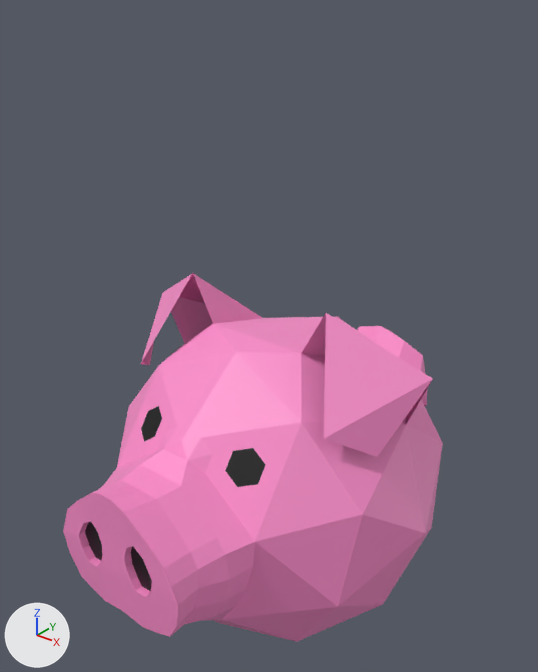
What one commit did to the glTF model RTS/public/models/Pig.glb.
The view is the same before and after, from a 50 mm lens placed at (10.52, -13.38, 12.37), pointed at (-0.51, 0.4, 3.83). Arrows for +X, +Y and +Z are at lower left; the lights stay in place. The older version comes first. Where no turn or scale is listed for an object, it has been applied to the vertices.

Names of what the first picture shows: 'Pig'.
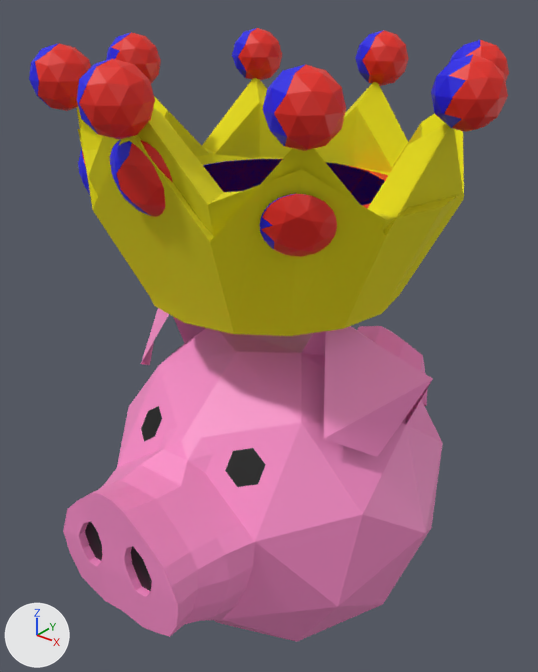
The change, as a list of edits to the scene's bpy script:
```text
Add mat_material_001:
    mat_material_001 = principled_material('Material.001')
    mat_material_001.base_color = (0.8, 0.729, 0.00169)  # yellow #e7de06
    mat_material_001.roughness = 1.0
Add mat_material_003:
    mat_material_003 = principled_material('Material.003')
    mat_material_003.base_color = (0.00488, 0.000655, 0.8)  # blue #0f02e7
Add mat_material_002:
    mat_material_002 = principled_material('Material.002')
    mat_material_002.base_color = (0.8, 0.016, 0.00698)  # red #e72214
Add me_cylinder:
    me_cylinder.from_pydata(...)  # 416 vertices, 796 faces; spans x -5.11..5.12, y -5.1..5.14, z -1.73..3.68
    # faces by material slot: [110, 686]
    me_cylinder.materials.append(mat_material_001)  # yellow #e7de06
    me_cylinder.materials.append(mat_material_003)  # blue #0f02e7
Add me_dmesh:
    me_dmesh.from_pydata(...)  # 539 vertices, 1062 faces; spans x -4.25..4.22, y -4.11..4.39, z -1.32..3.65
    # faces by material slot: [952, 110]
    me_dmesh.materials.append(mat_material_003)  # blue #0f02e7
    me_dmesh.materials.append(mat_material_001)  # yellow #e7de06
Add me_cylinder_002:
    me_cylinder_002.from_pydata(...)  # 416 vertices, 796 faces; spans x -5.11..5.12, y -5.1..5.14, z -1.73..3.68
    # faces by material slot: [110, 686]
    me_cylinder_002.materials.append(mat_material_001)  # yellow #e7de06
    me_cylinder_002.materials.append(mat_material_002)  # red #e72214
Add me_dmesh_003:
    me_dmesh_003.from_pydata(...)  # 539 vertices, 1062 faces; spans x -4.25..4.22, y -4.11..4.39, z -1.32..3.65
    # faces by material slot: [952, 110]
    me_dmesh_003.materials.append(mat_material_002)  # red #e72214
    me_dmesh_003.materials.append(mat_material_001)  # yellow #e7de06
Add ob_blue_crown:
    ob_blue_crown = bpy.data.objects.new('Blue_Crown', me_cylinder)
    ob_blue_crown.location = (0.03, -0.11, 7.41)
Add ob_blue_tiara:
    ob_blue_tiara = bpy.data.objects.new('Blue_Tiara', me_dmesh)
    ob_blue_tiara.location = (0.02, -0.29, 6.97)
Add ob_red_crown:
    ob_red_crown = bpy.data.objects.new('Red_Crown', me_cylinder_002)
    ob_red_crown.location = (0.06, -0.11, 7.41)
Add ob_red_tiara:
    ob_red_tiara = bpy.data.objects.new('Red_Tiara', me_dmesh_003)
    ob_red_tiara.location = (0.04, -0.29, 6.97)
```

Where the change shows, as pixel boxes (x1, y1, x2, y2) in the pictures (538 x 672 px):
'Red_Crown', added
    after: (35, 28, 509, 335)
    faces in mat_material_001 (yellow #e7de06): (77, 78, 464, 335)
    faces in mat_material_002 (red #e72214): (35, 28, 509, 208)
'Red_Tiara', added
    after: (79, 108, 459, 336)
    faces in mat_material_001 (yellow #e7de06): (79, 108, 459, 336)
    faces in mat_material_002 (red #e72214): (82, 140, 337, 257)
'Blue_Crown', added
    after: (29, 28, 480, 318)
    faces in mat_material_001 (yellow #e7de06): (77, 78, 448, 318)
    faces in mat_material_003 (blue #0f02e7): (29, 28, 480, 205)
'Blue_Tiara', added
    after: (78, 123, 457, 323)
    faces in mat_material_001 (yellow #e7de06): (78, 123, 457, 323)
    faces in mat_material_003 (blue #0f02e7): (78, 140, 305, 254)
